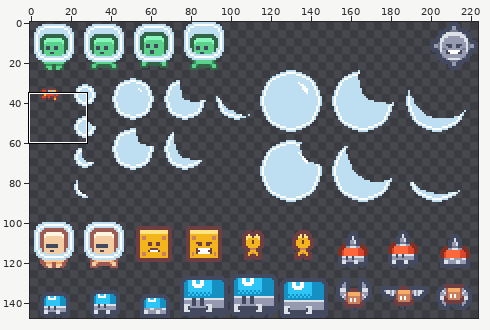
A sprite sheet gets an edit: GlobalJam25/Assets/Sprites/Characters/tilemap-characters 1.png. The picture above shows the old version from afar; the outline marks the close-up.
Close-up. First the earlier version:
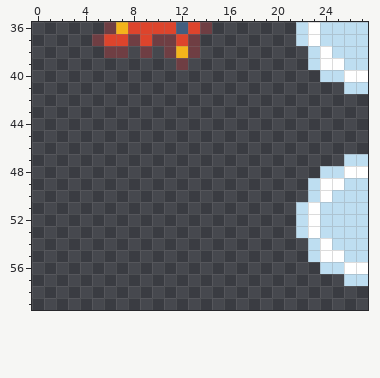
The file is 224x148 pixels. Shown: x 0..27, y 36..59.
And afterwards:
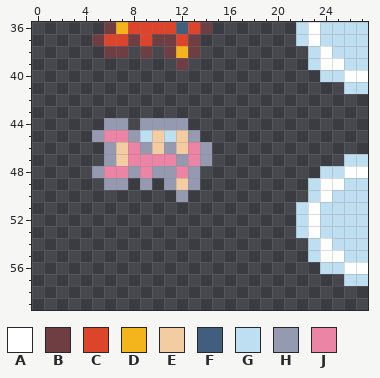
Palette (. is transparent): A #ffffff  B #6f3e43  C #dd442c  D #f4b41b  E #f4cca1  F #425e7f  G #bedef1  H #959ab1  J #ec84a5
Changes in this commit:
@@ x 3..16 @@
 43 ..............
-44 ..............
-45 ..............
-46 ..............
-47 ..............
-48 ..............
-49 ..............
-50 ..............
+44 ...HH.HHHH....
+45 ..HJJHGEGEH...
+46 ...HEJHEHEJH..
+47 ...HEJJJJHJH..
+48 ..HJJHJHHJH...
+49 ...HH.H.HEH...
+50 .........H....
 51 ..............
Boxes around the changes in both close-ups, in picture pixels (x1, y1, x2, y2):
added: (92, 118, 212, 202)
